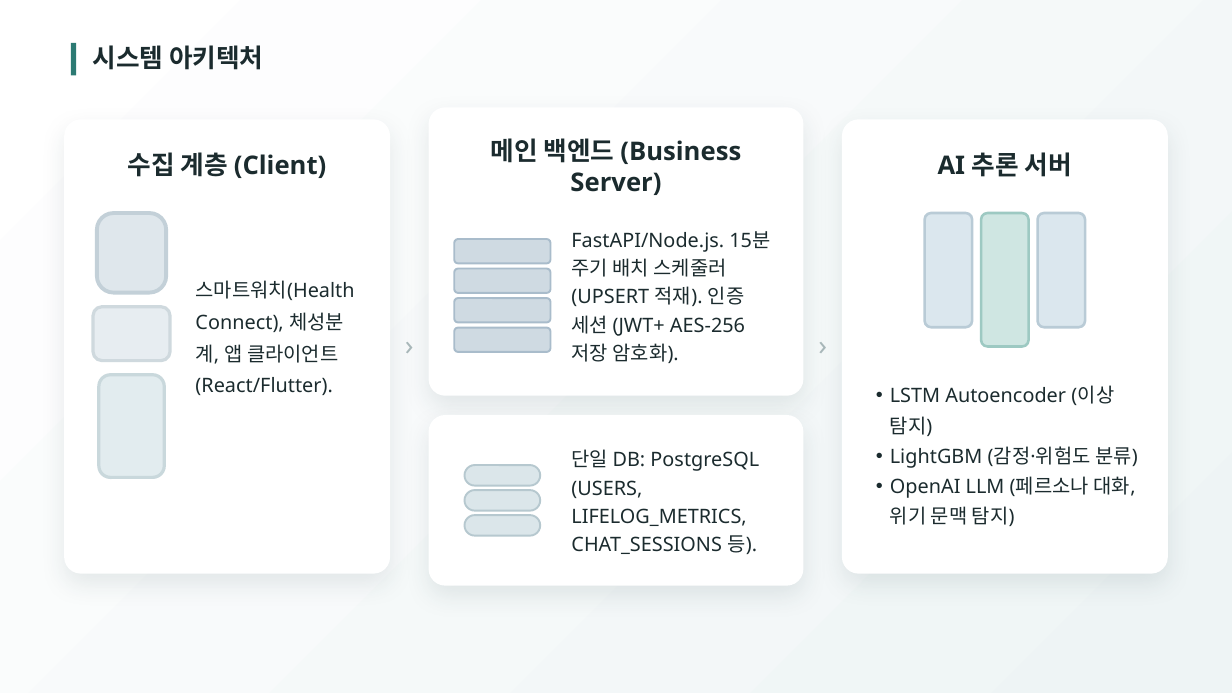
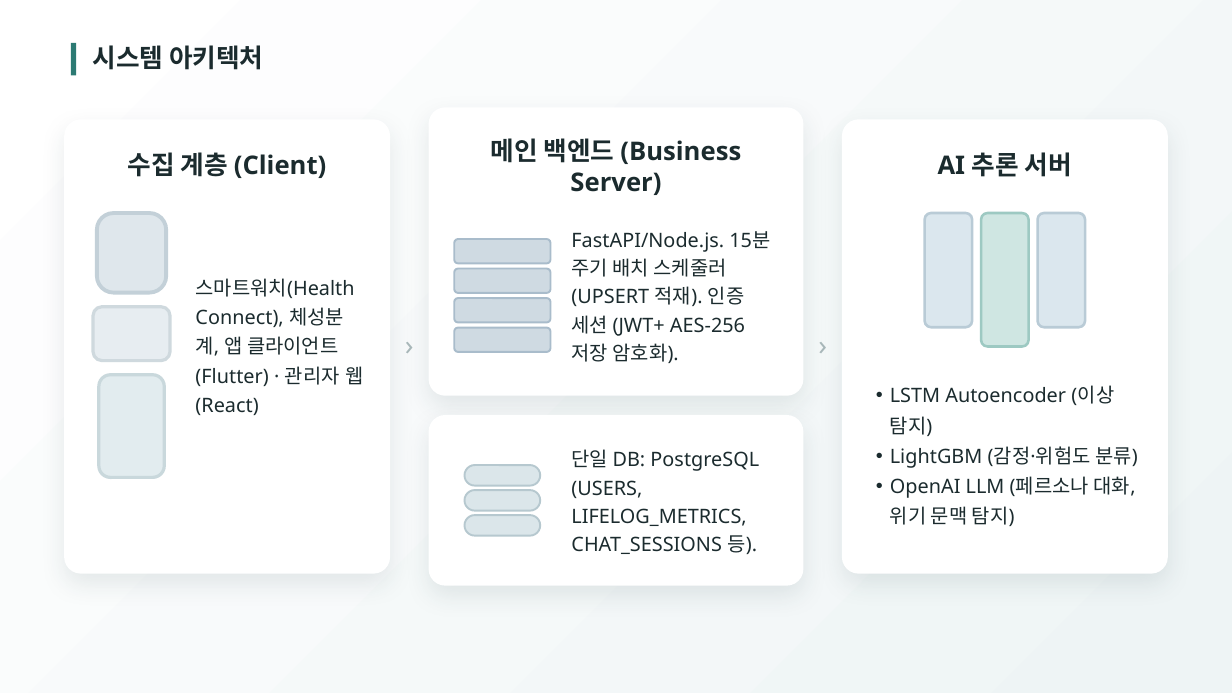
Before and after one commit to 2026-SMHRD-KDT-HealthCare-5/lisn, a slide deck: slide 8 of Documents/프로젝트_기획서_발표자료_귀기울임.pptx. Drawn at 1232x693 pixels with LibreOffice and Linux fonts; fonts in the diff are those of the drawing. Boxes give left, top, right and bottom in pixels: in the first picture for what was removed or moved away, otherwise in the second. Text is boxed around its words. In the diff, an @@ line names an element or a change of style, - is before the commit and + after.

```diff
--- a/Documents/프로젝트_기획서_발표자료_귀기울임.pptx
+++ b/Documents/프로젝트_기획서_발표자료_귀기울임.pptx
@@ text at <box>195,278,363,415</box>: text changed @@
-스마트워치(Health Connect), 체성분계, 앱 클라이언트(React/Flutter).
+스마트워치(Health Connect), 체성분계, 앱 클라이언트(Flutter) · 관리자 웹(React)
```
Also in this commit, not shown: 1 other slide changed, 1 slide added, 1 slide removed, 14 other files.
